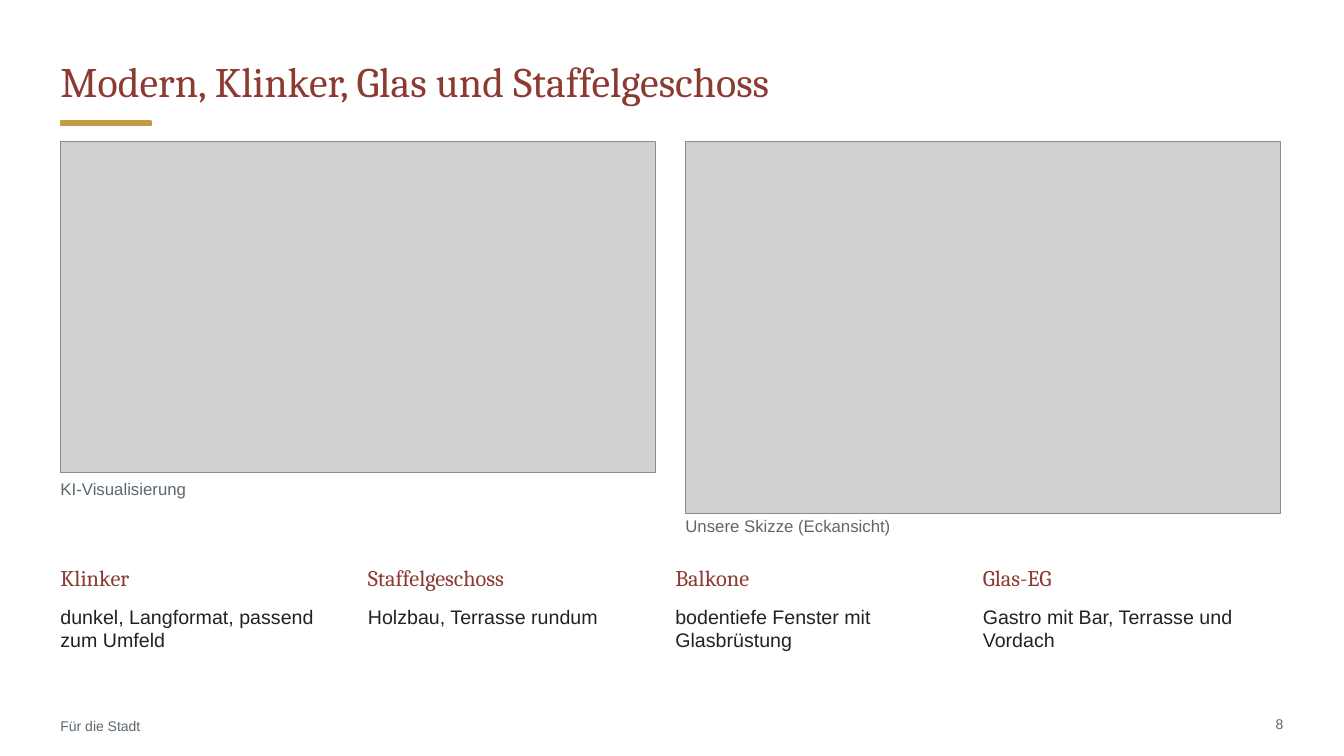
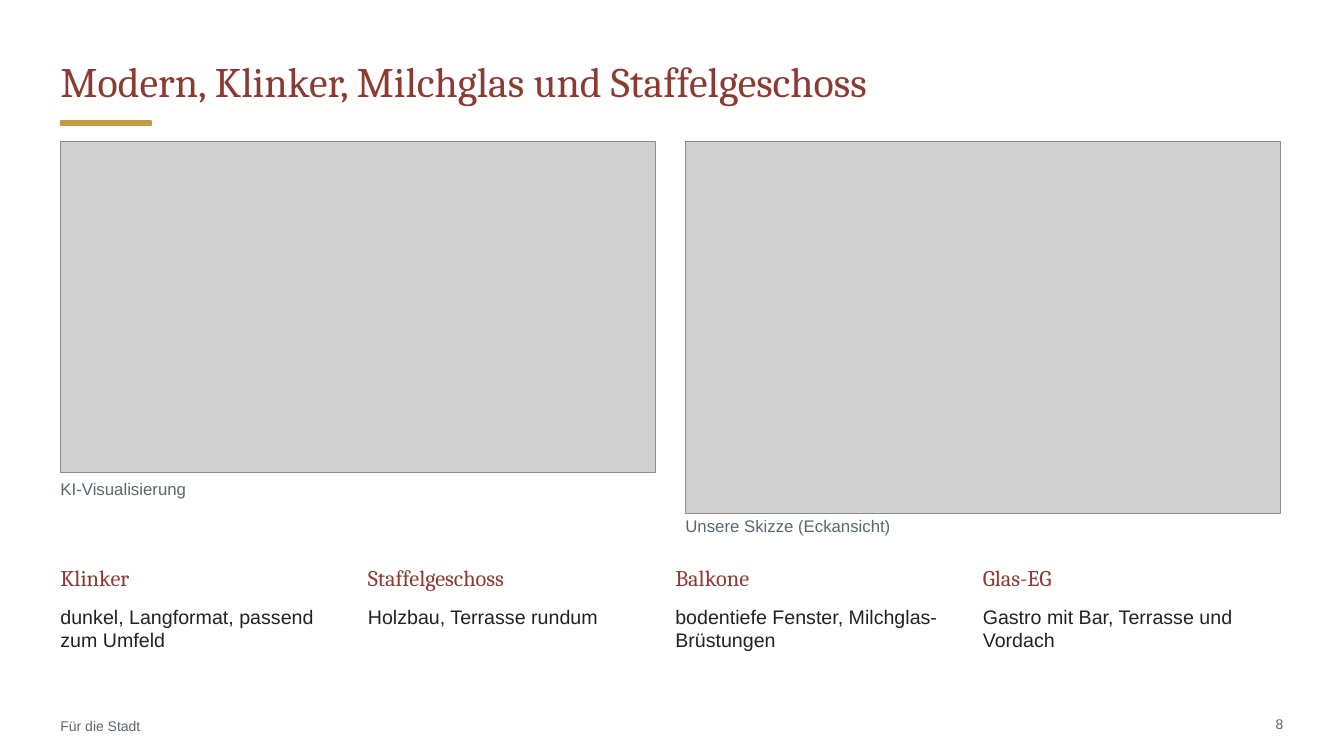
Before and after one commit to CartoonUsername/bau-projekt, a slide deck: slide 8 of praesentation/Neue-Mitte-Werlte_Baufeld3_6-Wohnungen_Gastro-EG.pptx. Drawn at 1344x756 pixels with LibreOffice and Linux fonts; fonts in the diff are those of the drawing; grey boxes stand for pictures. Boxes give left, top, right and bottom in pixels: in the first picture for what was removed or moved away, otherwise in the second. Text is boxed around its words. In the diff, an @@ line names an element or a change of style, - is before the commit and + after.

```diff
--- a/praesentation/Neue-Mitte-Werlte_Baufeld3_6-Wohnungen_Gastro-EG.pptx
+++ b/praesentation/Neue-Mitte-Werlte_Baufeld3_6-Wohnungen_Gastro-EG.pptx
@@ title at [60,67,867,106]: text changed @@
-Modern, Klinker, Glas und Staffelgeschoss
+Modern, Klinker, Milchglas und Staffelgeschoss
@@ text at [675,609,937,651]: text changed @@
-bodentiefe Fenster mit Glasbrüstung
+bodentiefe Fenster, Milchglas-Brüstungen
```
Also in this commit, not shown: 1 other slide changed, 16 other files.
